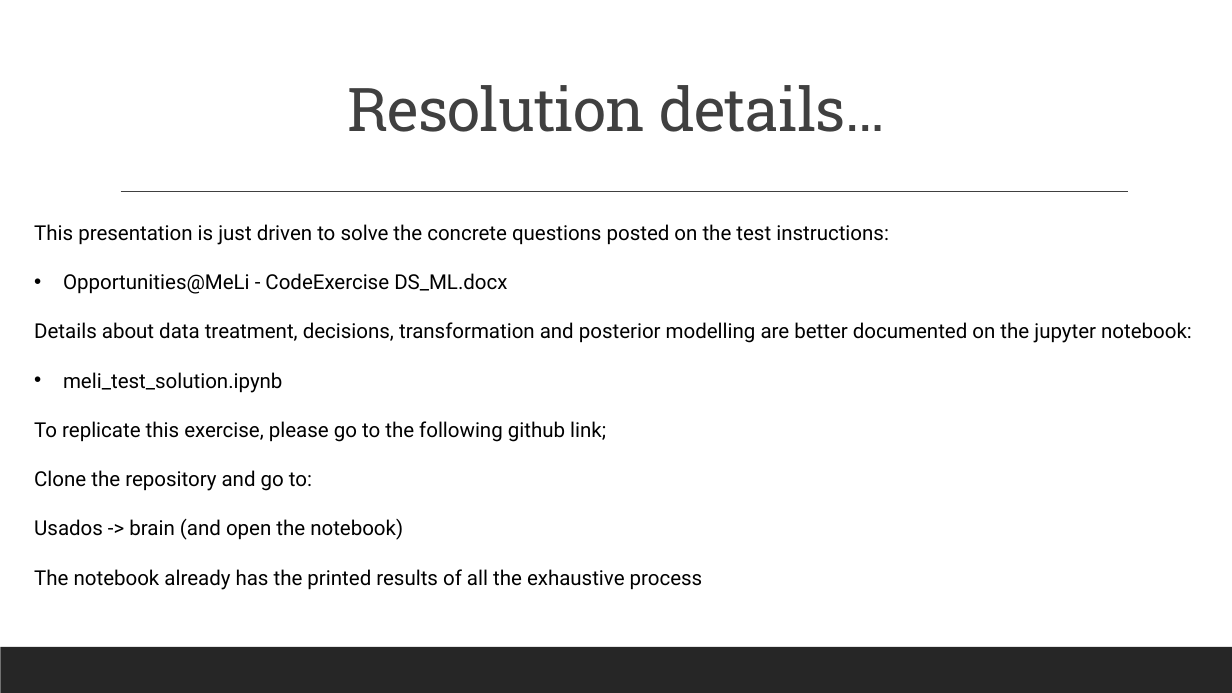
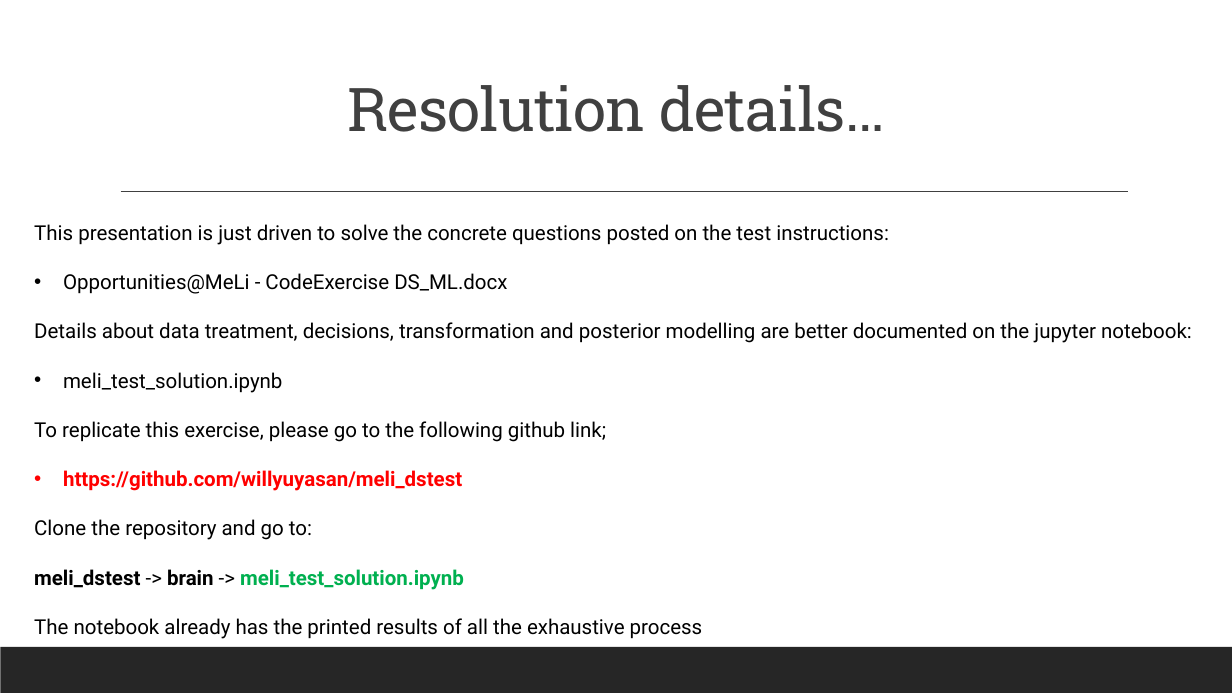
Before and after one commit to willyuyasan/meli_dstest, a slide deck: slide 2 of Meli technical test solution.pptx. Drawn at 1232x693 pixels with LibreOffice and Linux fonts; fonts in the diff are those of the drawing. Boxes give left, top, right and bottom in pixels: in the first picture for what was removed or moved away, otherwise in the second. Text is boxed around its words. In the diff, an @@ line names an element or a change of style, - is before the commit and + after.

Commit message:
adding presentation details

```diff
--- a/Meli technical test solution.pptx
+++ b/Meli technical test solution.pptx
@@ text at (63,470,462,491): paragraph added @@
+• https://github.com/willyuyasan/meli_dstest
@@ text at (34,569,464,590): text changed; text colour #000000 to #00B050; bold on @@
-Usados -> brain (and open the notebook)
+meli_dstest -> brain -> meli_test_solution.ipynb
```
